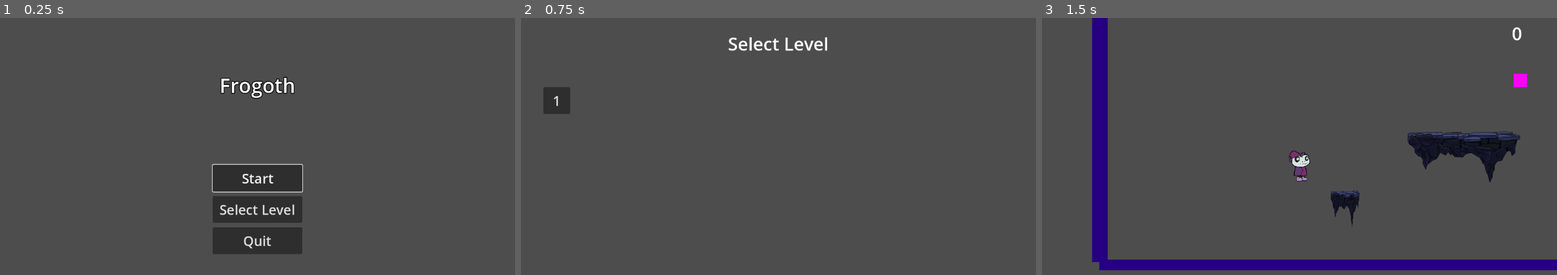
Above: before the commit, frames 1-3 (left to right).
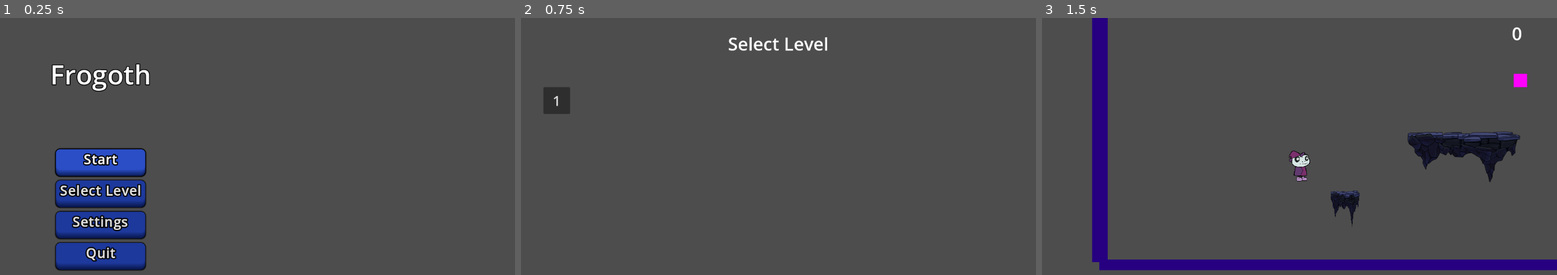
Above: after the commit, the same moments.

Repository: DerBrotDoktor/Frogoth
Game: Godot game, scene res://scenes/main/main.tscn
Two runs of this game, one before a commit and one after it. Both use one fixed random seed, a clock stepped at 60 frames per second and the inputs below.
Inputs:
- Up to frame 1 (0.25 s): no input
- Up to frame 2 (0.75 s): click "Select Level" at 0.5 s
- Up to frame 3 (1.5 s): click "1" at 1.25 s

The runs differ from the first frame. In frame 1, 15% of the frame differs, in the area x 10-59%, y 17-99%; in frame 2, nothing differs; in frame 3, nothing differs.

Commit message:
Changed main menu theme

Diff:
--- a/scenes/menus/main_menu.tscn
+++ b/scenes/menus/main_menu.tscn
@@ -1,12 +1,49 @@
-[gd_scene load_steps=4 format=3 uid="uid://c7uqvsqtn5b6p"]
+[gd_scene load_steps=8 format=3 uid="uid://c7uqvsqtn5b6p"]
 
 [ext_resource type="Script" path="res://scenes/menus/main_menu.gd" id="1_6s5vr"]
+
+[sub_resource type="FontVariation" id="FontVariation_477og"]
+variation_embolden = 0.3
+spacing_glyph = 1
+
+[sub_resource type="StyleBoxFlat" id="StyleBoxFlat_wdcpn"]
+bg_color = Color(0.168627, 0.305882, 0.776471, 1)
+border_width_bottom = 15
+border_color = Color(0.0509804, 0.117647, 0.352941, 1)
+border_blend = true
+corner_radius_top_left = 10
+corner_radius_top_right = 10
+corner_radius_bottom_right = 10
+corner_radius_bottom_left = 10
+shadow_color = Color(0, 0, 0, 1)
+shadow_size = 3
+
+[sub_resource type="StyleBoxFlat" id="StyleBoxFlat_0lpqj"]
+bg_color = Color(0.113725, 0.223529, 0.611765, 1)
+border_width_bottom = 15
+border_color = Color(0.0313726, 0.0862745, 0.286275, 1)
+border_blend = true
+corner_radius_top_left = 10
+corner_radius_top_right = 10
+corner_radius_bottom_right = 10
+corner_radius_bottom_left = 10
+shadow_color = Color(0, 0, 0, 1)
+shadow_size = 3
+
+[sub_resource type="Theme" id="Theme_xfeaa"]
+Button/colors/font_outline_color = Color(0, 0, 0, 1)
+Button/constants/outline_size = 10
+Button/font_sizes/font_size = 30
+Button/fonts/font = SubResource("FontVariation_477og")
+Button/styles/focus = SubResource("StyleBoxFlat_wdcpn")
+Button/styles/hover = SubResource("StyleBoxFlat_wdcpn")
+Button/styles/normal = SubResource("StyleBoxFlat_0lpqj")
 
 [sub_resource type="SystemFont" id="SystemFont_1fqa6"]
 
 [sub_resource type="LabelSettings" id="LabelSettings_0exlh"]
 font = SubResource("SystemFont_1fqa6")
-font_size = 45
+font_size = 60
 outline_size = 7
 outline_color = Color(0, 0, 0, 1)
 
@@ -17,14 +54,14 @@
 anchor_bottom = 1.0
 grow_horizontal = 2
 grow_vertical = 2
+theme = SubResource("Theme_xfeaa")
 script = ExtResource("1_6s5vr")
 
 [node name="VerticalContainer" type="VBoxContainer" parent="."]
 layout_mode = 1
-anchors_preset = 15
-anchor_right = 1.0
+anchors_preset = 9
 anchor_bottom = 1.0
-grow_horizontal = 2
+offset_right = 450.0
 grow_vertical = 2
 theme_override_constants/separation = 10
 alignment = 1
@@ -41,7 +78,6 @@
 layout_mode = 2
 size_flags_horizontal = 4
 focus_neighbor_bottom = NodePath("../LevelSelectButton")
-theme_override_font_sizes/font_size = 30
 text = "Start"
 
 [node name="LevelSelectButton" type="Button" parent="VerticalContainer"]
@@ -49,18 +85,26 @@
 layout_mode = 2
 size_flags_horizontal = 4
 focus_neighbor_top = NodePath("../StartButton")
+focus_neighbor_bottom = NodePath("../SettingsButton")
+text = "Select Level"
+
+[node name="SettingsButton" type="Button" parent="VerticalContainer"]
+custom_minimum_size = Vector2(200, 60)
+layout_mode = 2
+size_flags_horizontal = 4
+focus_neighbor_top = NodePath("../LevelSelectButton")
 focus_neighbor_bottom = NodePath("../QuitButton")
-theme_override_font_sizes/font_size = 30
-text = "Select Level"
+text = "Settings
+"
 
 [node name="QuitButton" type="Button" parent="VerticalContainer"]
 custom_minimum_size = Vector2(200, 60)
 layout_mode = 2
 size_flags_horizontal = 4
-focus_neighbor_top = NodePath("../LevelSelectButton")
-theme_override_font_sizes/font_size = 30
+focus_neighbor_top = NodePath("../SettingsButton")
 text = "Quit"
 
 [connection signal="button_down" from="VerticalContainer/StartButton" to="." method="_on_start_button_button_down"]
 [connection signal="button_down" from="VerticalContainer/LevelSelectButton" to="." method="_on_level_select_button_button_down"]
+[connection signal="button_down" from="VerticalContainer/SettingsButton" to="." method="_on_level_select_button_button_down"]
 [connection signal="button_down" from="VerticalContainer/QuitButton" to="." method="_on_quit_button_button_down"]
